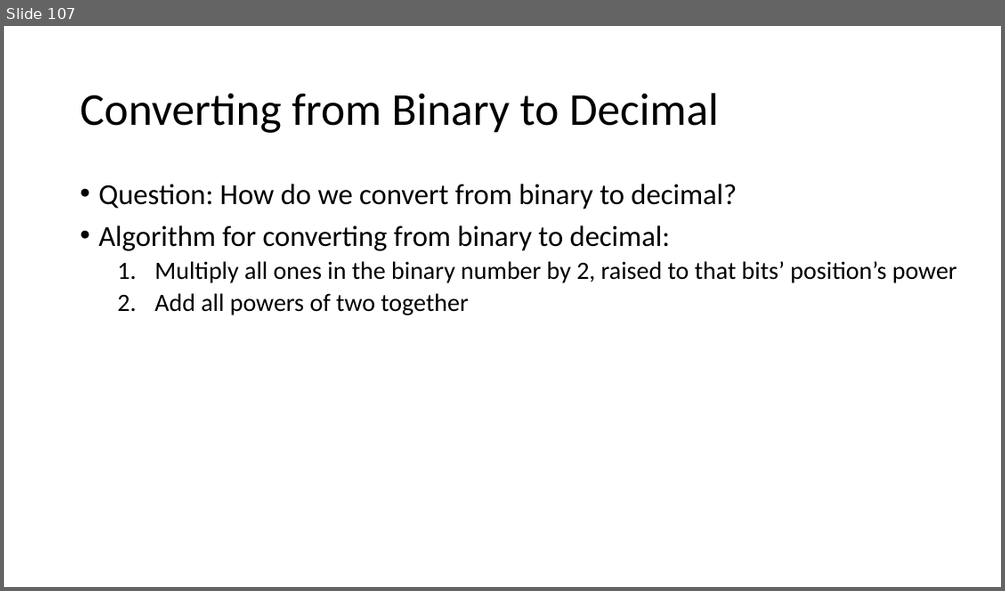
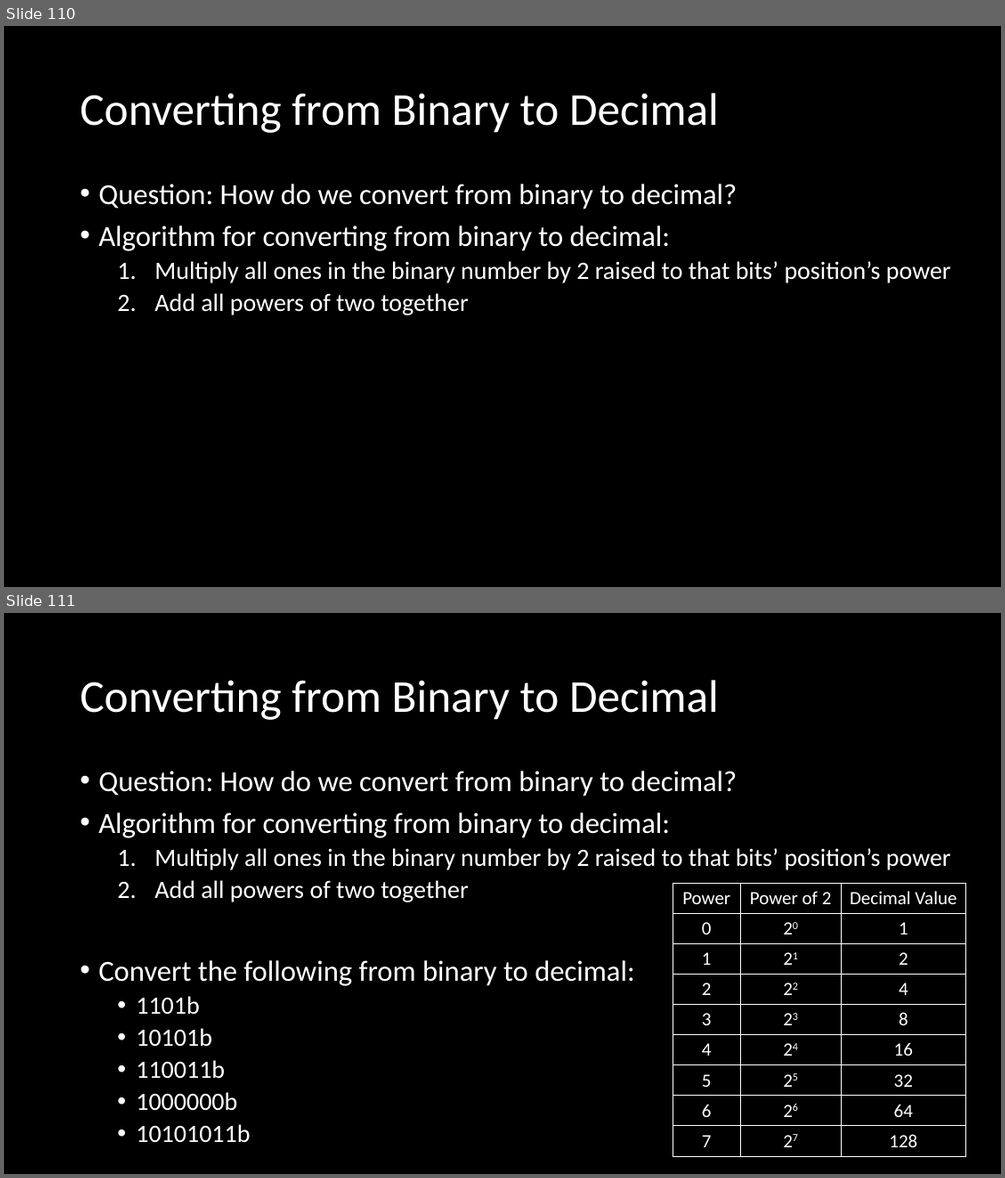
Before and after one commit to MrJoshGross/Course-Curricular-Material, a slide deck: wip/Lecture 3 - Representing Numbers in Binary.pptx. Shown one above the other, each under a label of ours: slide 107 before the commit, slides 110 and 111 after it. The pictures are 1005x591 and 1005x1178 pixels, drawn with LibreOffice and Linux fonts; fonts in the diff are those of the drawing. Boxes give left, top, right and bottom in pixels: in the first picture for what was removed or moved away, otherwise in the second. Text is boxed around its words. In the diff, an @@ line names an element or a change of style, - is before the commit and + after.

Commit message:
Update Lecture 3 - Representing Numbers in Binary.pptx
finished binary representation lecture

```diff
--- a/wip/Lecture 3 - Representing Numbers in Binary.pptx
+++ b/wip/Lecture 3 - Representing Numbers in Binary.pptx
@@ slide 111 added at bbox=[4, 613, 1001, 1174], background #000000 @@
@@ title added at bbox=[80, 680, 719, 720], 44 pt, text #FFFFFF @@
+Converting from Binary to Decimal
@@ text added at bbox=[98, 771, 951, 1143], 24 pt, text #FFFFFF @@
+• Question: How do we convert from binary to decimal?
+• Algorithm for converting from binary to decimal:
+  1. Multiply all ones in the binary number by 2 raised to that bits’ position’s power
+  2. Add all powers of two together
+• Convert the following from binary to decimal:
+  • 1101b
+  • 10101b
+  • 110011b
+  • 1000000b
+  • 10101011b
@@ table added at bbox=[673, 883, 966, 1156], 9 rows, 3 columns @@
+Power | Power of 2 | Decimal Value
+0 | 20 | 1
+1 | 21 | 2
+2 | 22 | 4
+3 | 23 | 8
+4 | 24 | 16
+5 | 25 | 32
+6 | 26 | 64
+7 | 27 | 128
@@ what was slide 107 is now slide 110 @@
@@ slide 110 changed as well @@
@@ background #FFFFFF to #000000 @@
@@ title "Converting from Binary to Decimal" at bbox=[80, 93, 719, 133]: text colour #000000 to #FFFFFF @@
@@ text at bbox=[98, 184, 736, 315]: text colour #000000 to #FFFFFF in "Question: How do we convert from binary ...", "Algorithm for converting from binary to decimal:", "Add all powers of two together" @@
@@ text at bbox=[154, 261, 951, 283]: text changed; text colour #000000 to #FFFFFF @@
-  1. Multiply all ones in the binary number by 2, raised to that bits’ position’s power
+  1. Multiply all ones in the binary number by 2 raised to that bits’ position’s power
```
Also in this commit, not shown: 106 other slides changed, 68 other slides added.
